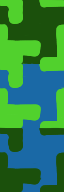
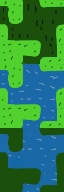
Two versions of the same layered image (64×192). Layer-by-layer changes:
painted on "Layer 1" over [0, 4, 64, 192]
renamed "Background" to "Layer 2", painted on it over [0, 1, 64, 192]
